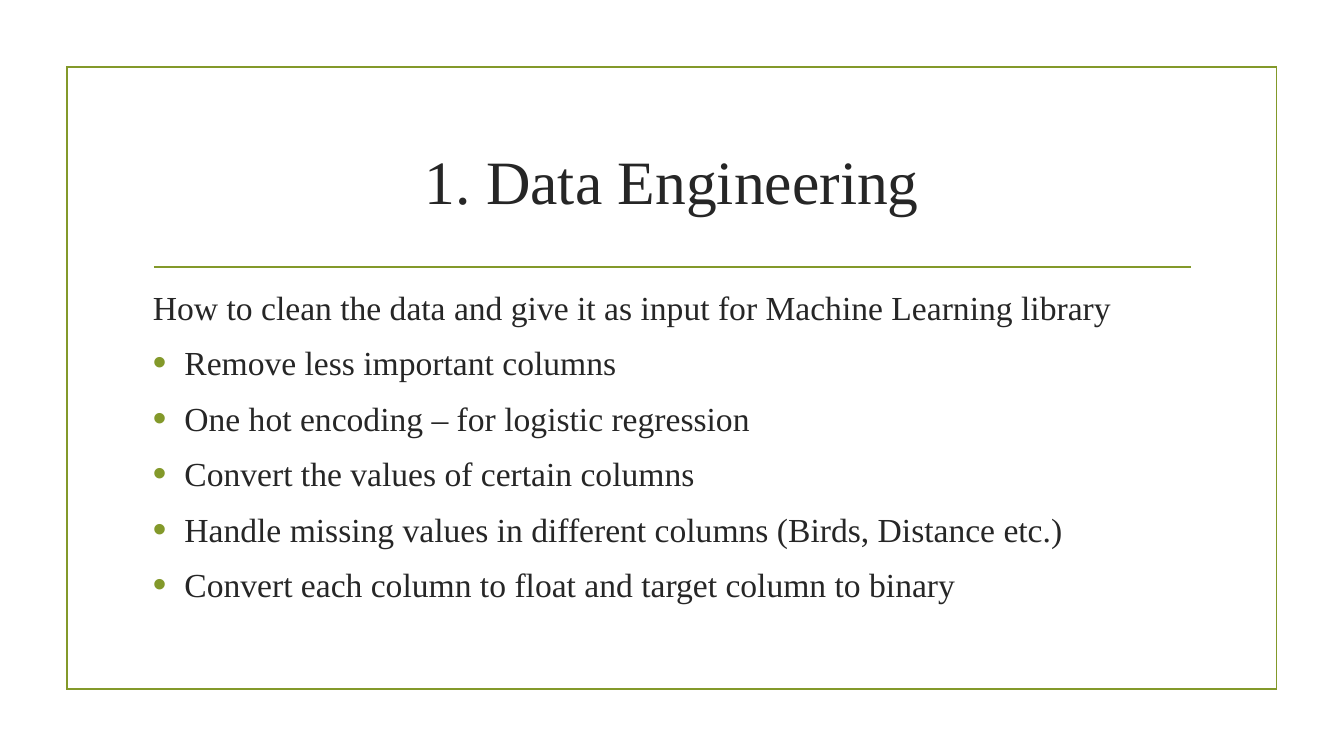
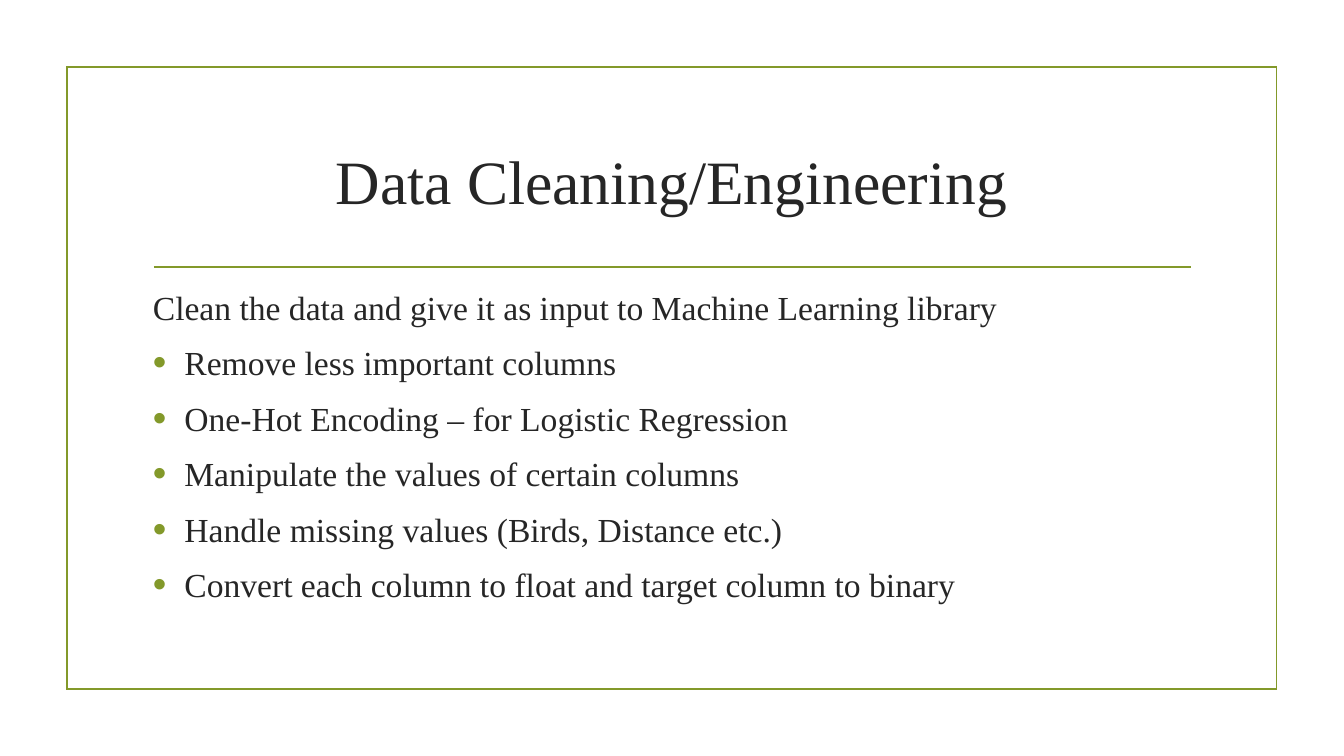
Before and after one commit to darshandpatel/eBird, a slide deck: slide 4 of PatelSankaraguru.pptx (slide 3 before the commit). Drawn at 1344x756 pixels with LibreOffice and Linux fonts; fonts in the diff are those of the drawing; background and template pictures are left out. Boxes give left, top, right and bottom in pixels: in the first picture for what was removed or moved away, otherwise in the second. Text is boxed around its words. In the diff, an @@ line names an element or a change of style, - is before the commit and + after.

```diff
--- a/PatelSankaraguru.pptx
+++ b/PatelSankaraguru.pptx
@@ title at bbox=[336, 161, 1007, 216]: text changed @@
-1. Data Engineering
+Data Cleaning/Engineering
@@ text at bbox=[153, 296, 997, 327]: text changed @@
-How to clean the data and give it as input for Machine Learning library
+Clean the data and give it as input to Machine Learning library
@@ text at bbox=[184, 407, 788, 548]: text changed @@
-• One hot encoding – for logistic regression
-• Convert the values of certain columns
-• Handle missing values in different columns (Birds, Distance etc.)
+• One-Hot Encoding – for Logistic Regression
+• Manipulate the values of certain columns
+• Handle missing values (Birds, Distance etc.)
```
Also in this commit, not shown: 7 other slides changed, 10 slides added, 4 slides removed, 5 other files.
